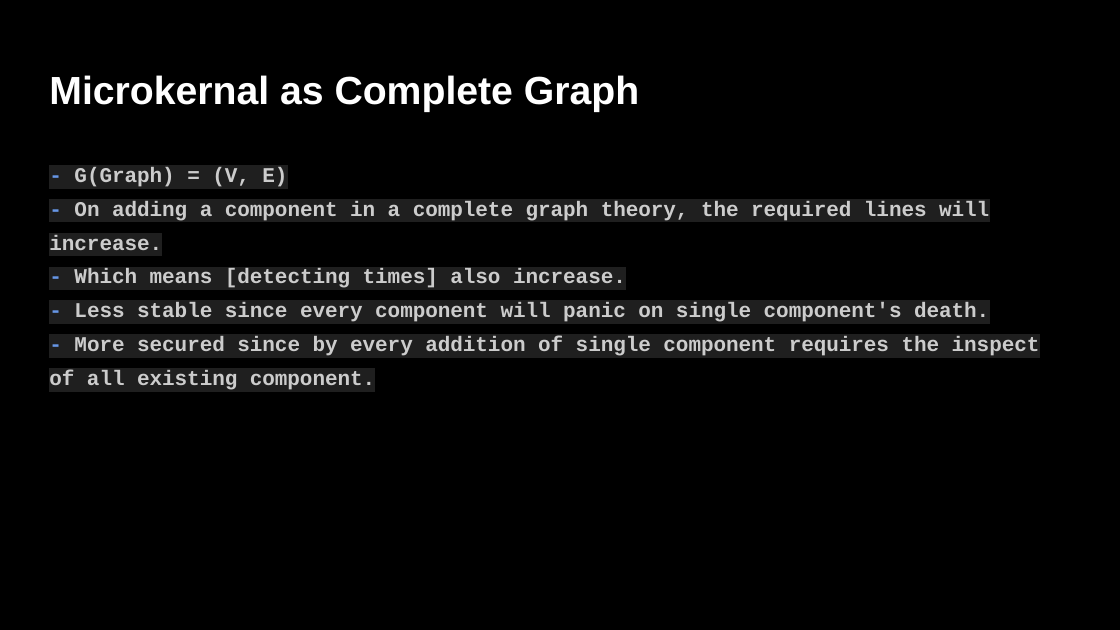
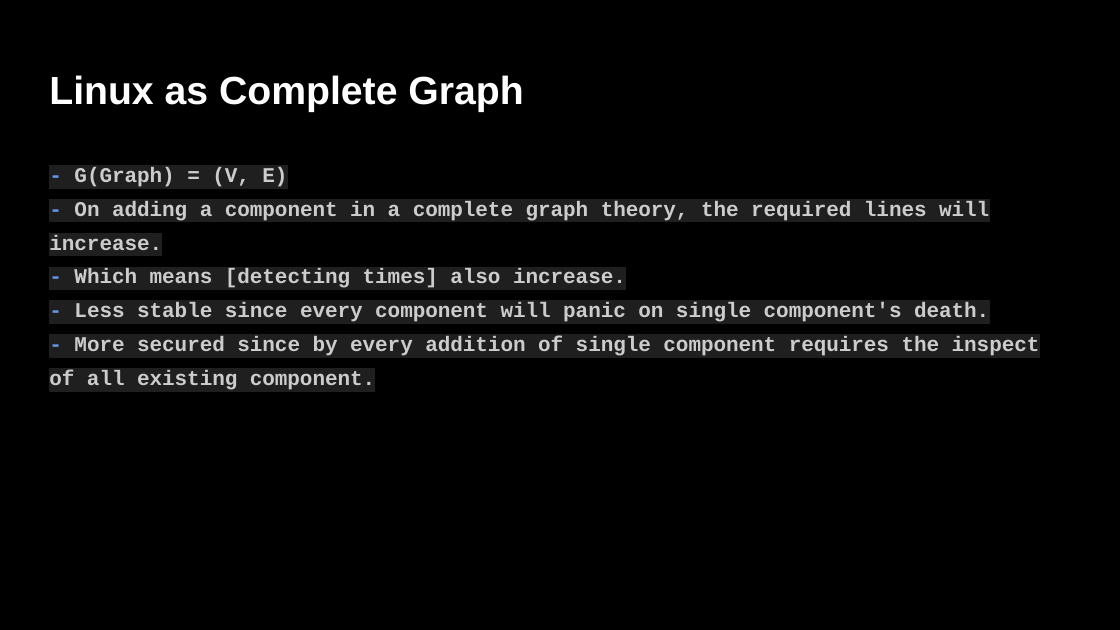
Before and after one commit to yuisanae2f/JustAsBUffer, a slide deck: slide 2 of 240924.pptx. Drawn at 1120x630 pixels with LibreOffice and Linux fonts; fonts in the diff are those of the drawing. Boxes give left, top, right and bottom in pixels: in the first picture for what was removed or moved away, otherwise in the second. Text is boxed around its words. In the diff, an @@ line names an element or a change of style, - is before the commit and + after.

```diff
--- a/240924.pptx
+++ b/240924.pptx
@@ title at <box>49,75,523,112</box>: text changed @@
-Microkernal as Complete Graph
+Linux as Complete Graph
```
